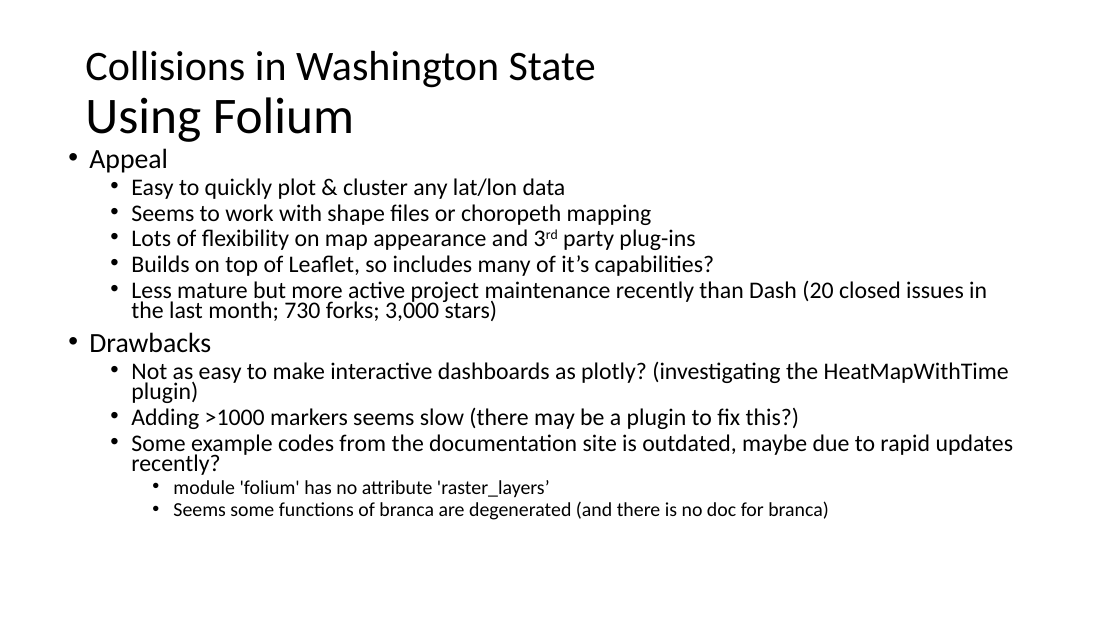
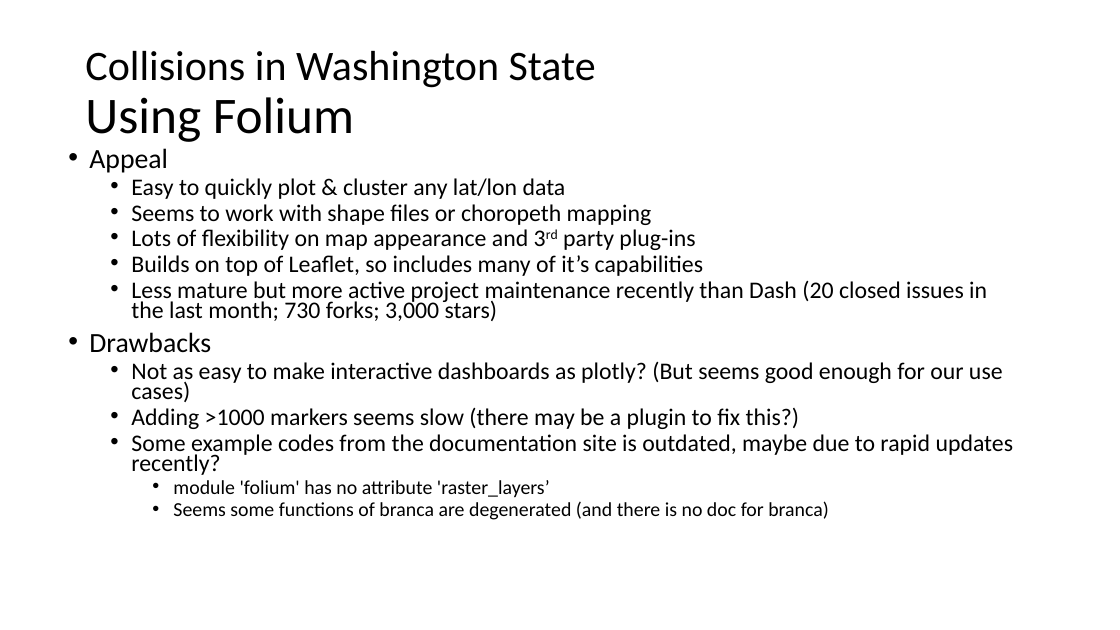
Before and after one commit to gdc3000/wa_collisions, a slide deck: slide 6 of doc/Technology_Review_Presentation.pptx (slide 5 before the commit). Drawn at 1120x630 pixels with LibreOffice and Linux fonts; fonts in the diff are those of the drawing. Boxes give left, top, right and bottom in pixels: in the first picture for what was removed or moved away, otherwise in the second. Text is boxed around its words. In the diff, an @@ line names an element or a change of style, - is before the commit and + after.

Commit message:
modify the Tech Review slides by adding interactive ploting using Folium part

```diff
--- a/doc/Technology_Review_Presentation.pptx
+++ b/doc/Technology_Review_Presentation.pptx
@@ text at [131, 255, 703, 276]: text changed @@
-  • Builds on top of Leaflet, so includes many of it’s capabilities?
+  • Builds on top of Leaflet, so includes many of it’s capabilities
@@ text at [131, 361, 1003, 402]: text changed @@
-  • Not as easy to make interactive dashboards as plotly? (investigating the HeatMapWithTime plugin)
+  • Not as easy to make interactive dashboards as plotly? (But seems good enough for our use cases)
```
Also in this commit, not shown: 1 slide added.
